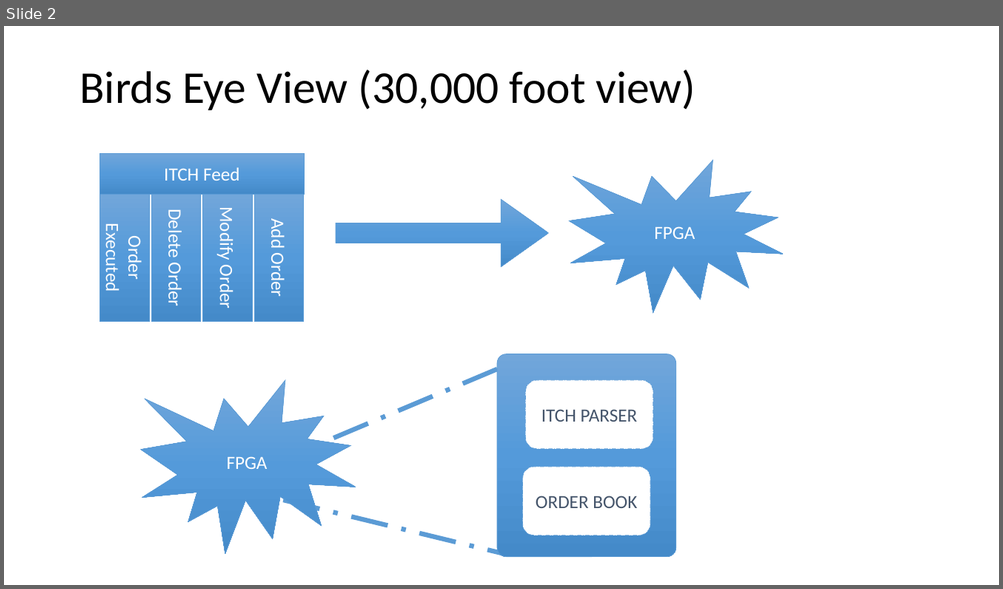
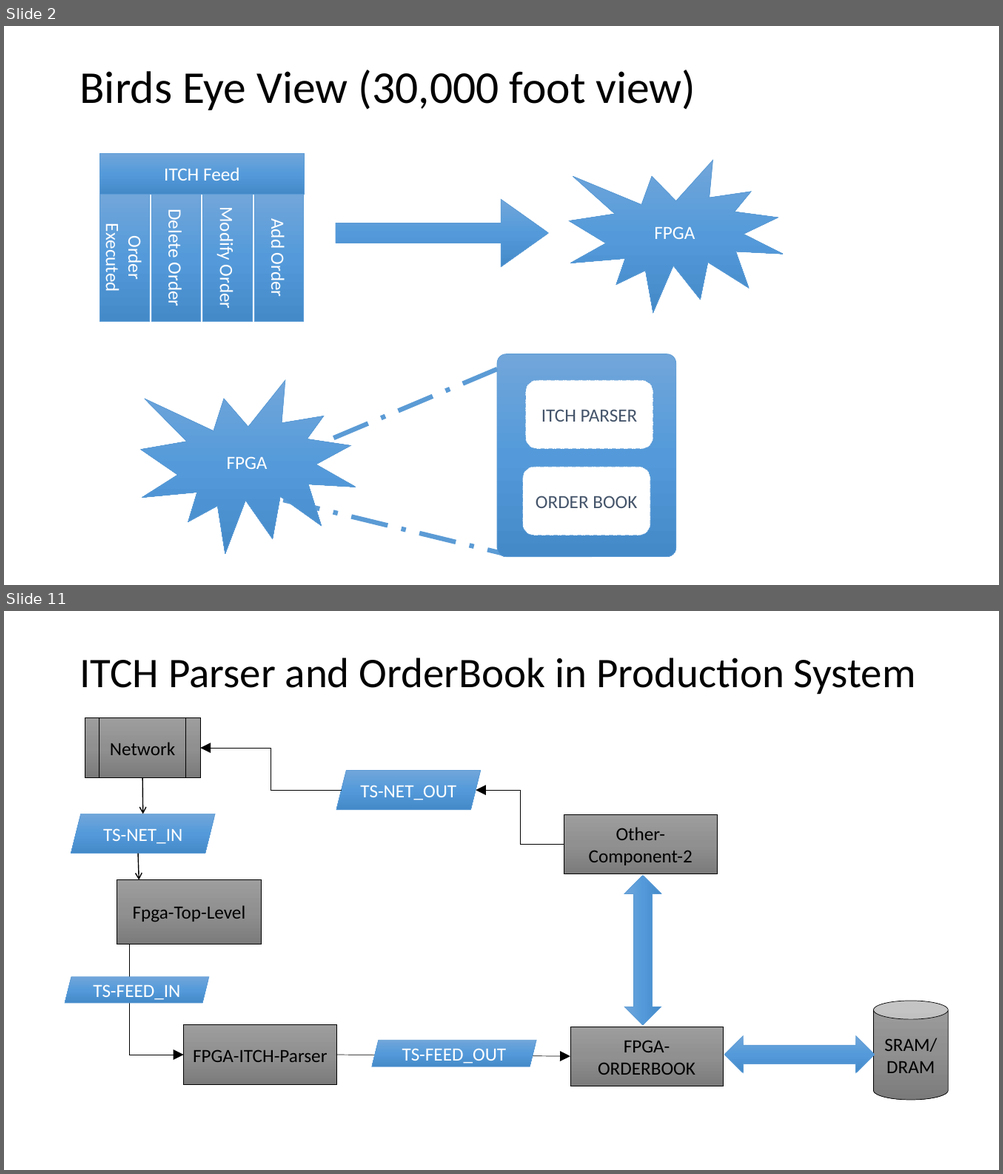
Before and after one commit to imeddz2015/LabVIEW_Fpga, a slide deck: MarketData/MarketData_02/Overview.pptx. Shown one above the other, each under a label of ours: slide 2 before the commit, slides 2 and 11 after it; the slides between them are not shown. The pictures are 1003x589 and 1003x1174 pixels, drawn with LibreOffice and Linux fonts; fonts in the diff are those of the drawing. Boxes give left, top, right and bottom in pixels: in the first picture for what was removed or moved away, otherwise in the second. Text is boxed around its words. In the diff, an @@ line names an element or a change of style, - is before the commit and + after.

```diff
--- a/MarketData/MarketData_02/Overview.pptx
+++ b/MarketData/MarketData_02/Overview.pptx
@@ slide 11 added at (4, 611, 999, 1170), background #FFFFFF @@
@@ text added at (79, 658, 916, 695), 40.7 pt, text #000000 @@
+ITCH Parser and OrderBook in Production System
@@ flow chart predefined process added at (85, 718, 200, 778), fill gradient #9D9D9D to #909090 to #7C7C7C, outline #000000 0.5 pt, 18 pt, text #000000 @@
+Network
@@ elbow arrow added from (341, 790) to (200, 749), #000000 0.5 pt @@
@@ arrow added from (143, 777) to (143, 814), #000000 1 pt @@
@@ parallelogram added at (336, 771, 480, 810), fill gradient #71A6DB to #559BDB to #448ACA, outline #5B9BD5 0.5 pt, 18 pt, text #FFFFFF @@
+TS-NET_OUT
@@ elbow arrow added from (564, 845) to (475, 790), #000000 0.5 pt @@
@@ parallelogram added at (71, 814, 215, 854), fill gradient #71A6DB to #559BDB to #448ACA, outline #5B9BD5 0.5 pt, 18 pt, text #FFFFFF @@
+TS-NET_IN
@@ rectangle added at (564, 815, 717, 874), fill gradient #9D9D9D to #909090 to #7C7C7C, outline #000000 0.5 pt, 18 pt, text #000000 @@
+Other-Component-2
@@ arrow added from (138, 854) to (139, 880), #000000 1 pt @@
@@ left right arrow added at (625, 875, 661, 1025), fill gradient #71A6DB to #559BDB to #448ACA, outline #5B9BD5 0.5 pt @@
@@ group added at (116, 880, 262, 945): 5 rectangles @@
+Fpga-Top-Level
@@ elbow arrow added from (129, 937) to (184, 1055), #000000 0.5 pt @@
@@ parallelogram added at (65, 977, 208, 1003), fill gradient #71A6DB to #559BDB to #448ACA, outline #5B9BD5 0.5 pt, 18 pt, text #FFFFFF @@
+TS-FEED_IN
@@ cylinder added at (874, 1001, 948, 1100), fill gradient #9D9D9D to #909090 to #7C7C7C, outline #000000 0.5 pt, 18 pt, text #000000 @@
+SRAM/
+DRAM
@@ rectangle added at (184, 1025, 337, 1085), fill gradient #9D9D9D to #909090 to #7C7C7C, outline #000000 0.5 pt, 18 pt, text #000000 @@
+FPGA-ITCH-Parser
@@ rectangle added at (570, 1027, 723, 1086), fill gradient #9D9D9D to #909090 to #7C7C7C, outline #000000 0.5 pt, 18 pt, text #000000 @@
+FPGA-ORDERBOOK
@@ parallelogram added at (372, 1041, 537, 1068), fill gradient #71A6DB to #559BDB to #448ACA, outline #5B9BD5 0.5 pt, 18 pt, text #FFFFFF @@
+TS-FEED_OUT
@@ left right arrow added at (725, 1037, 875, 1073), fill gradient #71A6DB to #559BDB to #448ACA, outline #5B9BD5 0.5 pt @@
@@ arrow added from (336, 1055) to (570, 1056), #000000 0.5 pt @@
```
Also in this commit, not shown: 6 slides changed, 4 other slides added, 7 slides removed, 3 other files.
